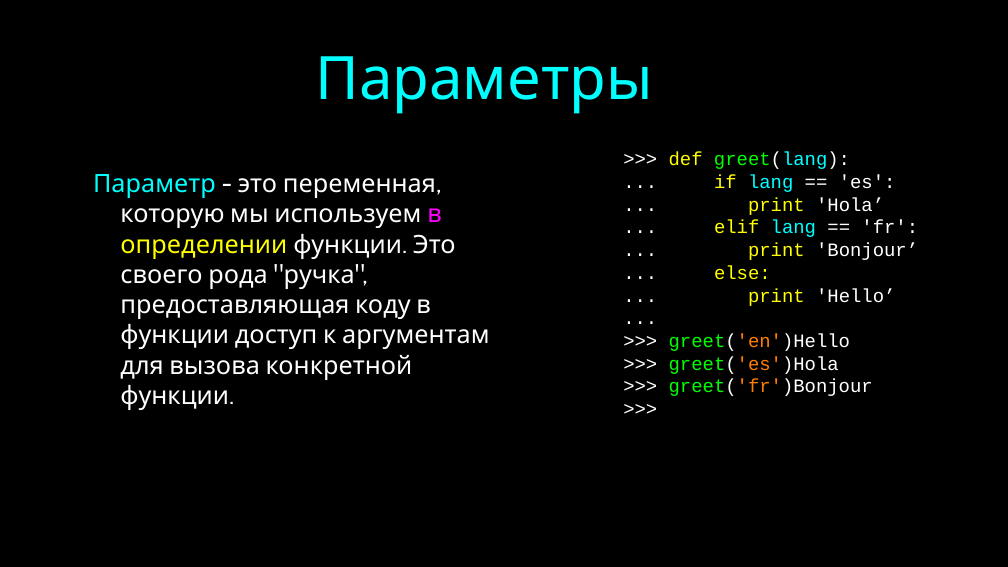
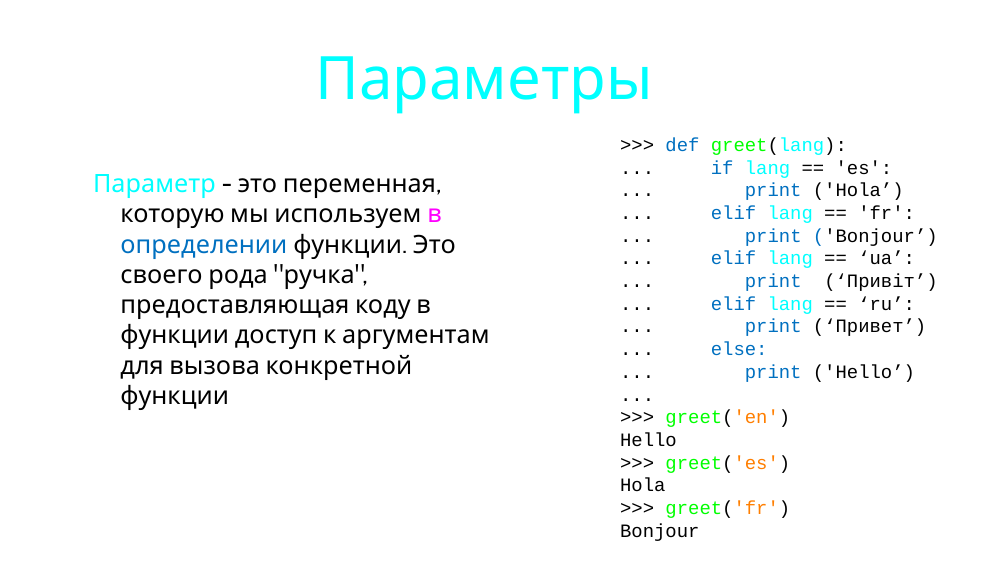
Before and after one commit to maxchv/LearnPython, a slide deck: slide 29 of week04/Functions.pptx (slide 19 before the commit). Drawn at 1008x567 pixels with LibreOffice and Linux fonts; fonts in the diff are those of the drawing. Boxes give left, top, right and bottom in pixels: in the first picture for what was removed or moved away, otherwise in the second. Text is boxed around its words. In the diff, an @@ line names an element or a change of style, - is before the commit and + after.

```diff
--- a/week04/Functions.pptx
+++ b/week04/Functions.pptx
@@ background #000000 to #FFFFFF @@
@@ text "Параметр - это переменная, которую ..." at (x1=93, y1=174, x2=490, y2=410): text colour #FFFFFF to #000000 in "- это переменная, которую мы используем функции. ..."; text colour #FFFF00 to #0070C0 in "определении" @@
@@ text ">>> def greet(lang):" moved from (x1=669, y1=152, x2=918, y2=396) to (x1=620, y1=138, x2=938, y2=541) @@
@@ text at (x1=665, y1=138, x2=915, y2=356): text colour #FFFFFF to #000000 in ">>> greet(lang):", "... == 'es':", "... == 'fr':", "..." and 1 more places; text colour #FFFF00 to #0070C0 in "def", "if", "elif", "else:" @@
@@ text at (x1=745, y1=183, x2=904, y2=200): text changed; text colour #FFFFFF to #000000 @@
-... print 'Hola’
+... print ('Hola’)
@@ text at (x1=711, y1=229, x2=938, y2=336): text changed; text colour #FFFFFF to #000000 @@
-... print 'Bonjour’
+... print ('Bonjour’)
+... elif lang == ‘ua’:
+... print ((‘Привіт’)
+... elif lang == ‘ru’:
+... print (‘Привет’)
@@ text at (x1=745, y1=365, x2=915, y2=382): text changed; text colour #FFFFFF to #000000 @@
-... print 'Hello’
+... print ('Hello’)
@@ text at (x1=620, y1=410, x2=790, y2=541): text changed; text colour #FFFFFF to #000000 @@
->>> greet('en')Hello
->>> greet('es')Hola
->>> greet('fr')Bonjour
+>>> greet('en')
+Hello
+>>> greet('es')
+Hola
+>>> greet('fr')
+Bonjour
```
Also in this commit, not shown: 18 other slides changed, 15 slides added, 2 slides removed.
